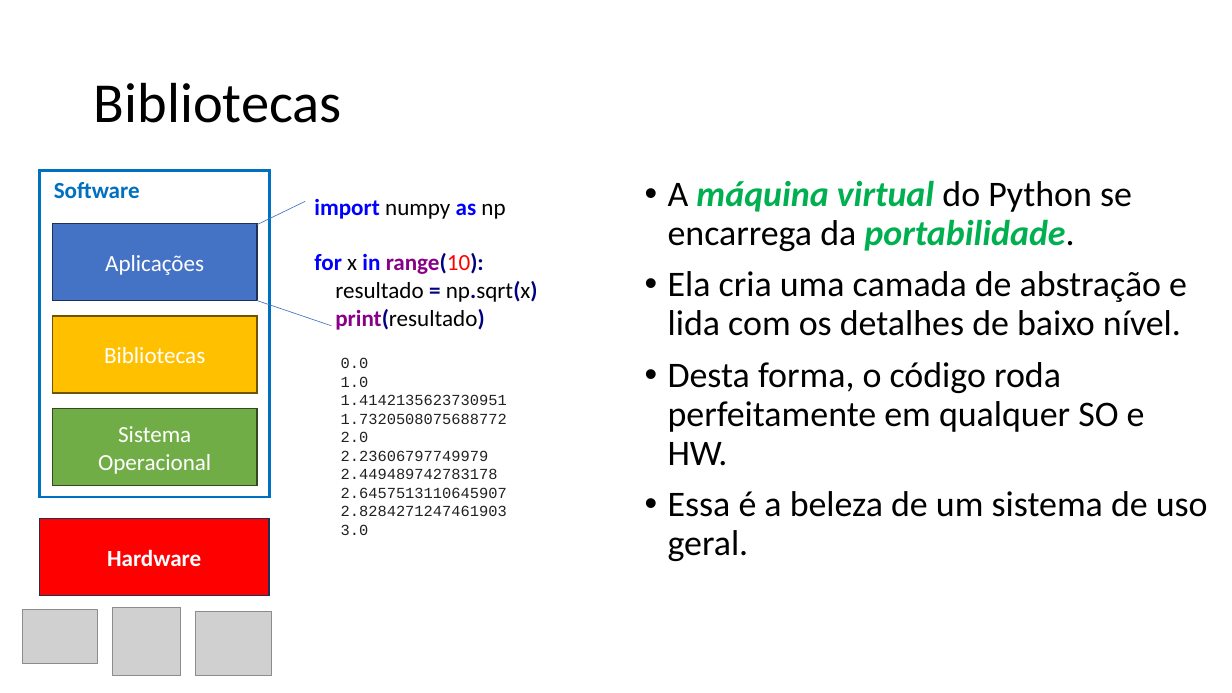
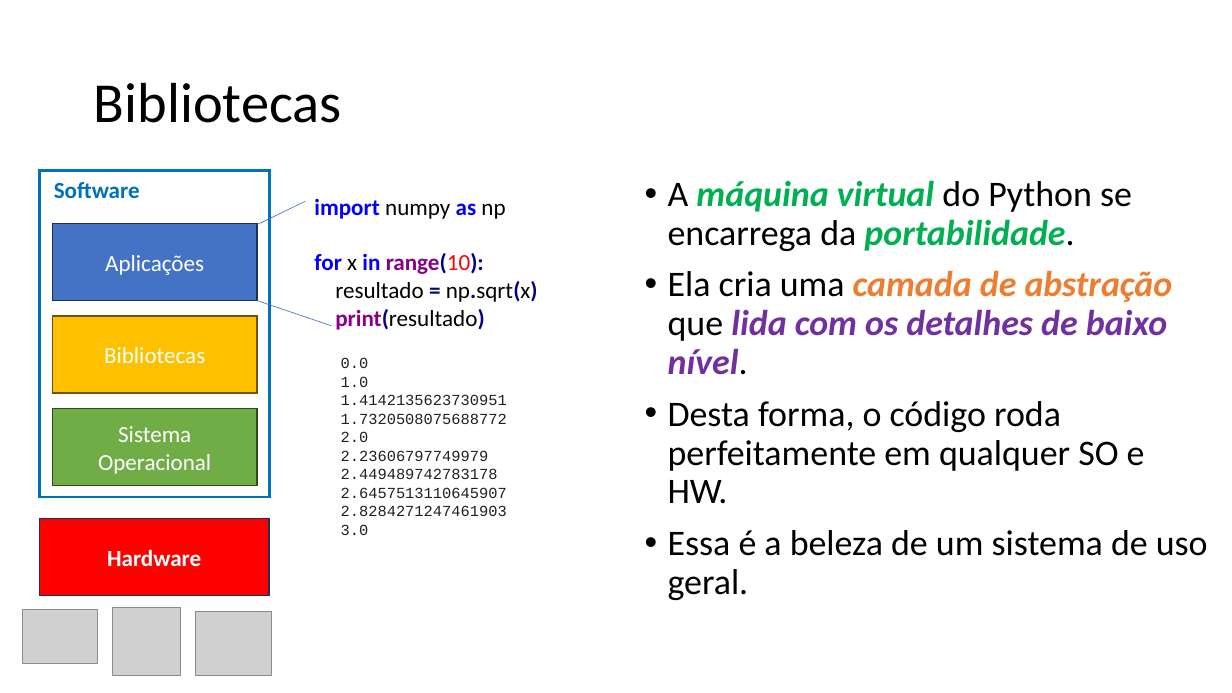
Before and after one commit to zz4fap/tp557-iot-ml, a slide deck: slide 37 of slides/TP557_2_Desafios_do_TinyML_sistemas_embarcados.pptx (slide 35 before the commit). Drawn at 1232x693 pixels with LibreOffice and Linux fonts; fonts in the diff are those of the drawing; grey boxes stand for pictures. Boxes give left, top, right and bottom in pixels: in the first picture for what was removed or moved away, otherwise in the second. Text is boxed around its words. In the diff, an @@ line names an element or a change of style, - is before the commit and + after.

```diff
--- a/slides/TP557_2_Desafios_do_TinyML_sistemas_embarcados.pptx
+++ b/slides/TP557_2_Desafios_do_TinyML_sistemas_embarcados.pptx
@@ text at <box>668,270,1173,375</box>: text changed; text colour #000000 to #7030A0; bold on; italic on @@
-• Ela cria uma camada de abstração e lida com os detalhes de baixo nível.
+• Ela cria uma camada de abstração que lida com os detalhes de baixo nível.
```
Also in this commit, not shown: 24 other slides changed, 4 slides added, 1 other file.
